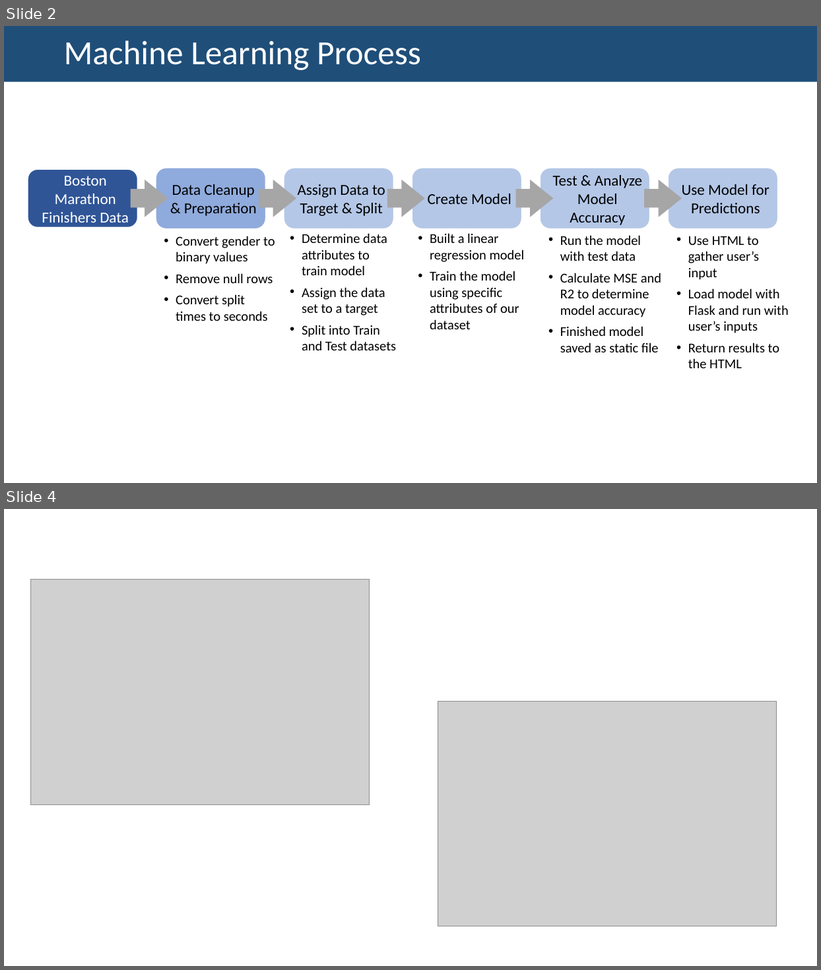
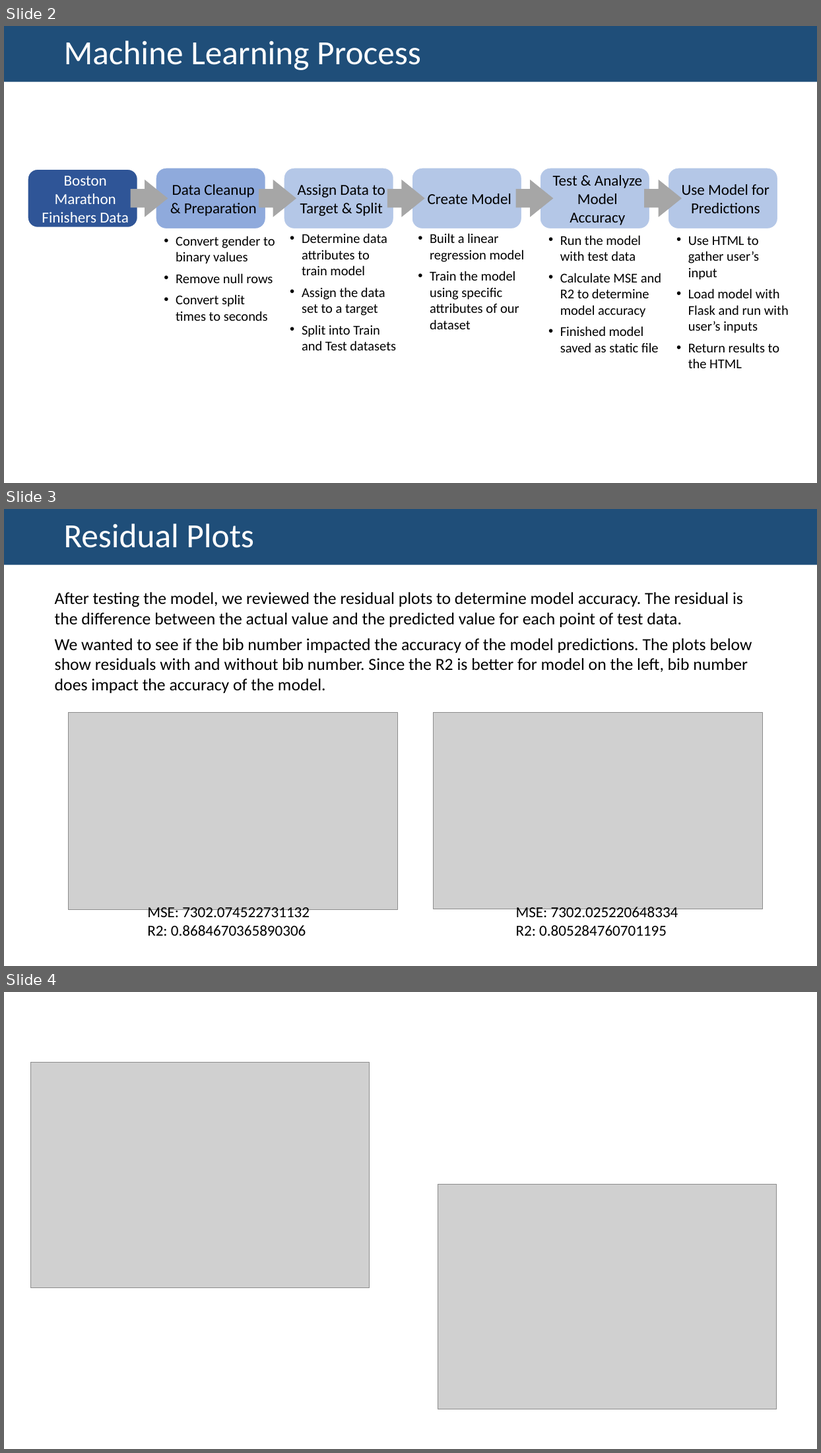
Before and after one commit to amcm29/MachineLearning_Marathon, a slide deck: slides/Project3_slides.pptx. Shown one above the other, each under a label of ours: slides 2 and 4 before the commit, slides 2, 3 and 4 after it; the slides between them are not shown. The pictures are 821x970 and 821x1453 pixels, drawn with LibreOffice and Linux fonts; fonts in the diff are those of the drawing; grey boxes stand for pictures; background and template pictures are left out. Boxes give left, top, right and bottom in pixels: in the first picture for what was removed or moved away, otherwise in the second. Text is boxed around its words. In the diff, an @@ line names an element or a change of style, - is before the commit and + after.

```diff
--- a/slides/Project3_slides.pptx
+++ b/slides/Project3_slides.pptx
@@ slide 3 added at bbox=[4, 509, 817, 966], background picture (left out) @@
@@ rectangle added at bbox=[4, 509, 817, 565], fill #1F4E79 @@
@@ text added at bbox=[64, 524, 254, 548], 40 pt, text #FFFFFF @@
+Residual Plots
@@ text added at bbox=[55, 592, 752, 693], 20 pt, text #000000 @@
+After testing the model, we reviewed the residual plots to determine model accuracy. The residual is the difference between the actual value and the predicted value for each point of test data.
+We wanted to see if the bib number impacted the accuracy of the model predictions. The plots below show residuals with and without bib number. Since the R2 is better for model on the left, bib number does impact the accuracy of the model.
@@ picture added at bbox=[68, 713, 397, 910] @@
@@ picture added at bbox=[434, 713, 763, 909] @@
@@ text added at bbox=[147, 905, 310, 936], 18 pt, text #000000 @@
+MSE: 7302.074522731132
+R2: 0.8684670365890306
@@ text added at bbox=[516, 905, 679, 936], 18 pt, text #000000 @@
+MSE: 7302.025220648334
+R2: 0.805284760701195
```
Also in this commit, not shown: 1 other slide added, 2 slides removed, 1 other file.
